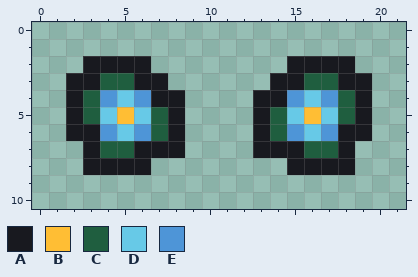
Pixel-art sprite: Froguelike/Assets/Pictures/Bugs/Enemy_plant_T1.png. Above, as it was before the edit.
The file is 22x11 pixels.
Palette (. is transparent): A #18191f  B #ffbe34  C #1f5e3f  D #67c9e7  E #4e95d7
Pixels before, first column x 2:
2 .AAAA........AAAA.
3 AACCAA......AACCAA
4 ACEDEAA....AAEDECA
5 ACDBDCA....ACDBDCA
6 AAEDECA....ACEDEAA
7 .ACCAAA....AAACCA.
8 .AAAA........AAAA.
The result:
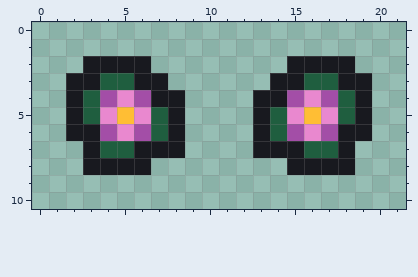
The commit says: Changed color for plant tier 1 and added frogs to credits.
Edits made:
{"colour":"D","old":"#67c9e7","new":"#e988cf"}
{"colour":"E","old":"#4e95d7","new":"#a34ea7"}
{"label":"changed","picture_box":[100,90,151,141]}
{"label":"changed","picture_box":[287,90,338,141]}
